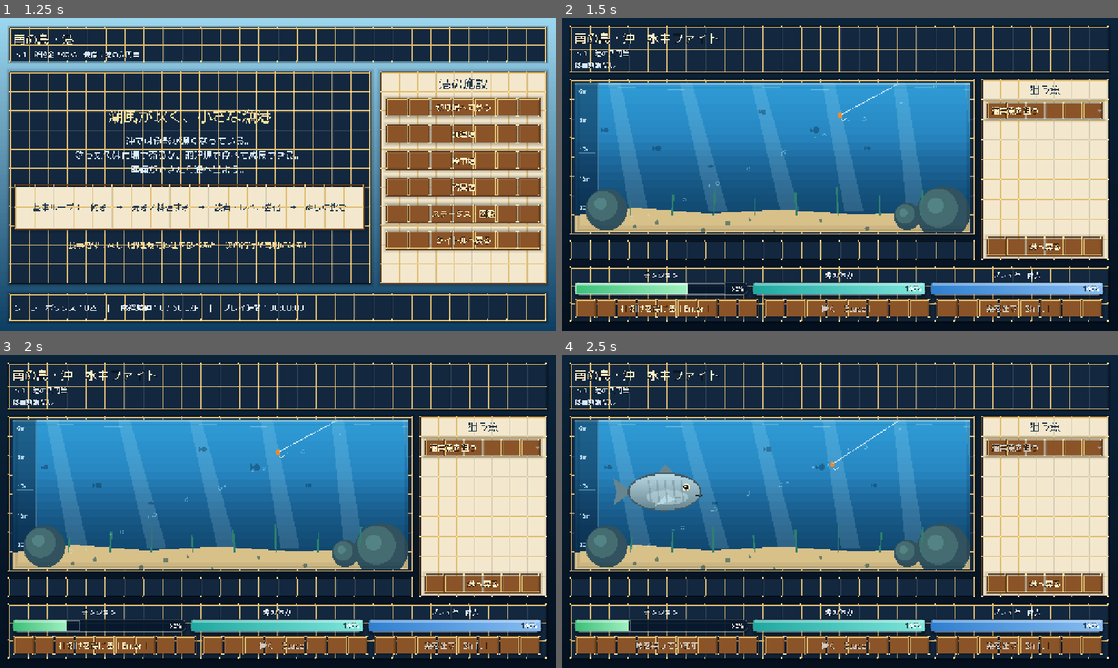
Above: before the commit, frames 1-4 (two rows, left to right).
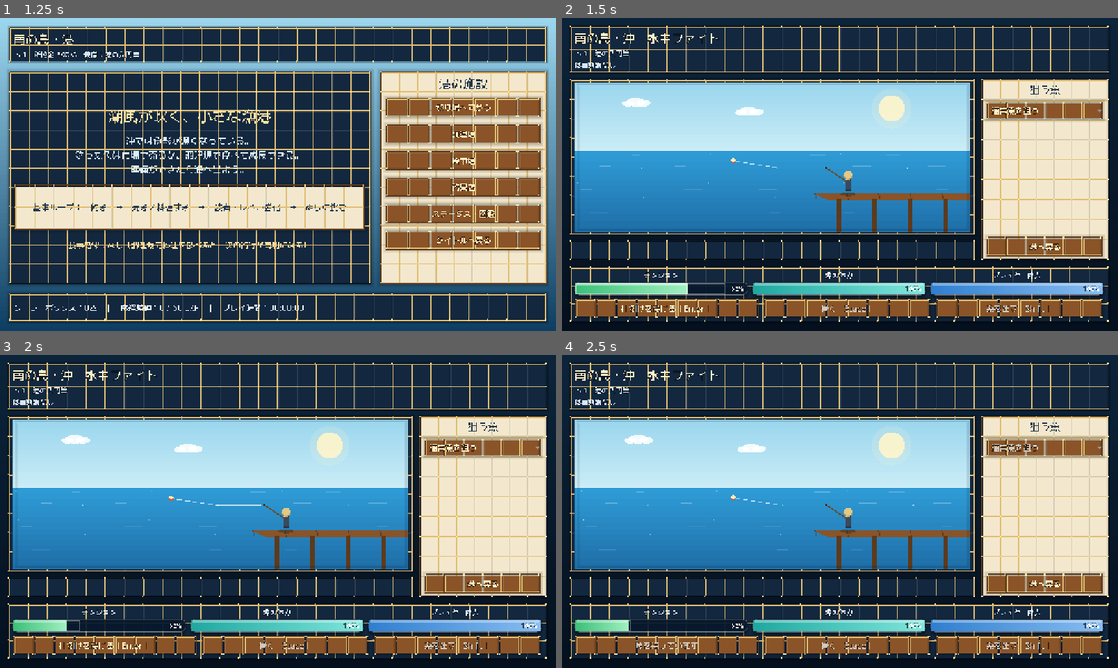
Above: after the commit, the same moments.

Repository: RYUKOU-OKUMURA/tsuri_quest_umi_mvp
Game: Godot game, scene res://scenes/main.tscn
The game is run twice, just before and just after one commit, with the same random seed, the same clock (stepped at 60 frames per second) and the same inputs.
Inputs:
- Up to frame 1 (1.25 s): click "ゲームを始める" at 0.5 s
- Up to frame 2 (1.5 s): click "釣り場へ向かう" at 1.25 s
- Up to frame 3 (2 s): no input
- Up to frame 4 (2.5 s): click "仕掛けを投げる［Enter］" at 2 s

Frame 1 is identical in both runs. In frame 2, 34% of the frame differs, in the area x 2-74%, y 20-69%; in frame 3, 34%; in frame 4, 34%.

Commit message:
Integrate SurfaceCastView into fishing screen for enhanced UI experience. Implement cross-fade visibility between underwater and surface views based on simulator state, improving visual feedback during gameplay. Update binding and initialization for new view component.

Diff:
--- /dev/null
+++ b/src/ui/components/surface_cast_view.gd
@@ -0,0 +1,199 @@
+class_name SurfaceCastView
+extends Control
+## 水上キャストビュー。READY〜BITE 中に「空・海面・桟橋・釣り人・浮標」を描画する。
+# BITE で浮標が沈んで水しぶきを上げ、Juicer で画面を揺らす。
+# FIGHT 以降は fishing_screen が underwater_view とのクロスフェードを担当し、
+# 本ビューは modulate.a を下げて退場する（自身は visible 制御せず modulate のみ）。
+var simulator: FishingSimulator
+var fish_data: Dictionary = {}
+var _time: float = 0.0
+var _last_state: int = -1
+var _bobber_dip: float = 0.0   # BITE で増える浮標の沈み量(0..1)
+var _splash: float = 0.0       # 水しぶき(0..1)
+
+
+func bind_simulator(value: FishingSimulator) -> void:
+	simulator = value
+	fish_data = simulator.fish_data
+	queue_redraw()
+
+
+func _ready() -> void:
+	mouse_filter = Control.MOUSE_FILTER_IGNORE
+	clip_contents = true
+
+
+func _process(delta: float) -> void:
+	_time += delta
+	var biting := simulator != null and simulator.state == FishingSimulator.State.BITE
+	_bobber_dip = lerpf(
+		_bobber_dip, 1.0 if biting else 0.0, 1.0 - exp((-14.0 if biting else -6.0) * delta)
+	)
+	if biting:
+		_splash = 1.0
+	_splash = maxf(_splash - delta * 1.6, 0.0)
+	if simulator != null and simulator.state != _last_state:
+		_on_state_changed(simulator.state)
+		_last_state = simulator.state
+	queue_redraw()
+
+
+func _on_state_changed(state: int) -> void:
+	# アタリ（BITE）の瞬間に短い揺れと停止で「来た！」を演出
+	if state == FishingSimulator.State.BITE:
+		Juicer.add_trauma(0.45)
+		Juicer.hit_stop(0.04)
+
+
+func _draw() -> void:
+	draw_set_transform(Juicer.get_offset())
+	var horizon := size.y * 0.46
+	_draw_sky(horizon)
+	_draw_sea(horizon)
+	_draw_dock()
+	_draw_angler()
+	_draw_line_and_bobber(horizon)
+	_draw_frame()
+
+
+func _draw_sky(horizon: float) -> void:
+	var bands := 16
+	for i in bands:
+		var t := float(i) / float(bands - 1)
+		var col := Palette.SKY_TOP.lerp(Palette.SKY_HORIZON, t)
+		var h := horizon / float(bands) + 1.0
+		draw_rect(Rect2(0.0, i * (horizon / float(bands)), size.x, h), col)
+	# 太陽＋ハレーション
+	var sun := Vector2(size.x * 0.80, horizon * 0.38)
+	draw_circle(sun, 46.0, Color(1.0, 0.96, 0.80, 0.16))
+	draw_circle(sun, 30.0, Color(1.0, 0.96, 0.80, 0.9))
+	# 流れる雲
+	for i in 3:
+		var cx := fmod(_time * 6.0 + float(i) * 260.0, size.x + 240.0) - 120.0
+		var cy := horizon * (0.16 + float(i) * 0.13)
+		_draw_cloud(Vector2(cx, cy), 1.0)
+
+
+func _draw_cloud(center: Vector2, s: float) -> void:
+	var col := Color(1.0, 1.0, 1.0, 0.86)
+	_draw_ellipse(center, 22.0 * s, 10.0 * s, col)
+	_draw_ellipse(center + Vector2(18.0 * s, 2.0 * s), 16.0 * s, 8.0 * s, col)
+	_draw_ellipse(center + Vector2(-18.0 * s, 3.0 * s), 14.0 * s, 7.0 * s, col)
+
+
+func _draw_sea(horizon: float) -> void:
+	var bands := 14
+	for i in bands:
+		var t := float(i) / float(bands - 1)
+		var col := Palette.SEA_SHALLOW.lerp(Palette.SEA_MID, t)
+		var h := (size.y - horizon) / float(bands) + 1.0
+		draw_rect(
+			Rect2(0.0, horizon + i * ((size.y - horizon) / float(bands)), size.x, h), col
+		)
+	# 水平線ハイライト
+	draw_rect(Rect2(0.0, horizon - 2.0, size.x, 3.0), Color(1.0, 1.0, 1.0, 0.5))
+	# 波の筋
+	for i in 22:
+		var y := horizon + 8.0 + float(i % 6) * ((size.y - horizon) / 7.0)
+		var x := (
+			fmod(float(i) * 97.0 + _time * (10.0 + float(i % 3) * 4.0), size.x + 80.0) - 40.0
+		)
+		var w := 18.0 + float(i % 4) * 8.0
+		draw_line(
+			Vector2(x, y), Vector2(x + w, y), Color(1.0, 1.0, 1.0, 0.16 + 0.1 * sin(_time + i)), 2.0
+		)
+	# きらめき
+	for i in 12:
+		var sx := fmod(float(i) * 153.0 + _time * 14.0, size.x)
+		var sy := horizon + 6.0 + float(i % 4) * ((size.y - horizon) * 0.18)
+		var tw: float = 0.4 + 0.6 * abs(sin(_time * 2.0 + i))
+		draw_circle(Vector2(sx, sy), 1.6, Color(1.0, 1.0, 1.0, 0.6 * tw))
+
+
+func _draw_dock() -> void:
+	var top := size.y * 0.74
+	# デッキ板
+	var deck := PackedVector2Array(
+		[
+			Vector2(size.x, top),
+			Vector2(size.x * 0.60, top),
+			Vector2(size.x * 0.64, top + 16.0),
+			Vector2(size.x, top + 16.0),
+		]
+	)
+	draw_colored_polygon(deck, Palette.WOOD)
+	# 支え柱
+	for i in 4:
+		var px := size.x * (0.66 + float(i) * 0.09)
+		draw_rect(Rect2(px, top + 14.0, 12.0, size.y - (top + 14.0)), Palette.WOOD_DARK)
+	# 板の継ぎ目
+	for i in 5:
+		var lx := size.x * 0.60 + float(i) * (size.x * 0.40 / 5.0) + 6.0
+		draw_line(Vector2(lx, top), Vector2(lx + 4.0, top + 16.0), Palette.WOOD_DARK, 1.5)
+
+
+func _draw_angler() -> void:
+	var base_y := size.y * 0.74
+	var p := Vector2(size.x * 0.69, base_y)
+	# 足元の影
+	_draw_ellipse(p + Vector2(0.0, 2.0), 18.0, 5.0, Color(0.0, 0.0, 0.0, 0.25))
+	# 胴体（服）
+	draw_rect(Rect2(p.x - 7.0, p.y - 32.0, 14.0, 26.0), Color("#3a4a5e"))
+	draw_rect(Rect2(p.x - 7.0, p.y - 10.0, 14.0, 4.0), Color("#2a3848"))  # 腰帯
+	# 頭（肌）
+	draw_circle(p + Vector2(0.0, -38.0), 8.0, Color("#e8c39a"))
+	# 麦わら帽子
+	draw_circle(p + Vector2(0.0, -42.0), 9.5, Color("#e3c987"))
+	draw_arc(p + Vector2(0.0, -42.0), 9.5, 0.0, PI, 10, Color("#bda15c"), 2.0)
+	# 竿（斜め左上へ）
+	var rod_base := p + Vector2(-5.0, -28.0)
+	var rod_tip := p + Vector2(-50.0, -58.0)
+	draw_line(rod_base, rod_tip, Color("#6a4a28"), 3.0)
+	draw_circle(rod_tip, 2.0, Color("#3a2410"))
+
+
+func _draw_line_and_bobber(horizon: float) -> void:
+	var base_y := size.y * 0.74
+	var rod_tip := Vector2(size.x * 0.69, base_y) + Vector2(-50.0, -58.0)
+	var bx := size.x * 0.40
+	var surface_y := horizon + (size.y - horizon) * 0.12
+	var bob_y := surface_y + _bobber_dip * 42.0 + sin(_time * 3.0) * 1.5
+	# 糸（たるみ付き）
+	var mid := Vector2((rod_tip.x + bx) * 0.5, (rod_tip.y + bob_y) * 0.5 + 8.0)
+	draw_polyline(
+		PackedVector2Array([rod_tip, mid, Vector2(bx, bob_y)]), Color(1.0, 1.0, 1.0, 0.7), 1.5, false
+	)
+	# 浮標（赤／白）
+	draw_circle(Vector2(bx, bob_y), 5.5, Color("#e0533b"))
+	draw_circle(Vector2(bx, bob_y - 2.5), 4.5, Color("#fff0b5"))
+	# 水しぶき（BITE）
+	if _splash > 0.0:
+		for i in 9:
+			var ang := -PI * 0.5 + (float(i) / 8.0 - 0.5) * PI * 0.9
+			var r := (1.0 - _splash) * 30.0
+			var sp := Vector2(bx, surface_y) + Vector2(cos(ang), sin(ang)) * r
+			draw_circle(sp, 2.2, Color(1.0, 1.0, 1.0, _splash * 0.85))
+		_draw_ellipse(
+			Vector2(bx, surface_y), 16.0 * (1.0 - _splash * 0.3), 4.5, Color(1.0, 1.0, 1.0, _splash * 0.3)
+		)
+
+
+func _draw_ellipse(center: Vector2, rx: float, ry: float, color: Color, points := 28) -> void:
+	var arr := PackedVector2Array()
+	arr.resize(points)
+	for i in points:
+		var angle := TAU * float(i) / float(points)
+		arr[i] = center + Vector2(cos(angle) * rx, sin(angle) * ry)
+	draw_colored_polygon(arr, color)
+
+
+func _draw_frame() -> void:
+	for i in 6:
+		var alpha := 0.22 - float(i) * 0.03
+		var inset := float(i) * 2.0
+		draw_rect(
+			Rect2(inset, inset, size.x - inset * 2.0, size.y - inset * 2.0),
+			Color(0.0, 0.03, 0.08, alpha),
+			false,
+			1.0
+		)
--- a/src/ui/fishing_screen.gd
+++ b/src/ui/fishing_screen.gd
@@ -2,6 +2,7 @@
 
 const FishingSimulatorScript = preload("res://src/core/fishing_simulator.gd")
 const GaugeBarScript = preload("res://src/ui/components/gauge_bar.gd")
+const SurfaceCastViewScript = preload("res://src/ui/components/surface_cast_view.gd")
 
 var _simulator: FishingSimulator
 var _trip_stats: Dictionary = {}
@@ -23,6 +24,7 @@
 var _depth_label: Label
 var _safe_zone_label: Label
 var _view: UnderwaterView
+var _surface_view: SurfaceCastView
 
 var _result_overlay: ColorRect
 var _result_title: Label
@@ -82,6 +84,11 @@
 	_view.size_flags_horizontal = Control.SIZE_EXPAND_FILL
 	_view.size_flags_vertical = Control.SIZE_EXPAND_FILL
 	water_panel.add_child(_view)
+	# 水上キャストビューを手前に重ねる（READY〜BITE 表示、FIGHT 以降は淡出）
+	_surface_view = SurfaceCastViewScript.new()
+	_surface_view.size_flags_horizontal = Control.SIZE_EXPAND_FILL
+	_surface_view.size_flags_vertical = Control.SIZE_EXPAND_FILL
+	water_panel.add_child(_surface_view)
 
 	var message_panel := make_panel(true)
 	message_panel.custom_minimum_size = Vector2(0, 52)
@@ -256,6 +263,7 @@
 		return
 	_simulator.tick(delta)
 	_update_ui()
+	_update_view_visibility(delta)
 
 
 func _input(event: InputEvent) -> void:
@@ -290,6 +298,10 @@
 		_current_fish = GameData.roll_normal_fish(PlayerProgress.level)
 	_simulator.prepare(_current_fish, _trip_stats)
 	_view.bind_simulator(_simulator)
+	_surface_view.bind_simulator(_simulator)
+	# 新規挑戦時は水上ビューから（水中は淡出状態で待機）
+	_view.modulate.a = 0.0
+	_surface_view.modulate.a = 1.0
 	_refresh_fish_info()
 
 
@@ -407,3 +419,16 @@
 		_tension_bar.set_colors(Color("#e0a02e"), Color("#ffd277"))
 	else:
 		_tension_bar.set_colors(Color("#3cbf78"), Color("#9ff0c0"))
+
+
+# 水上キャストビュー／水中ビューのクロスフェード。
+# FIGHT 以降（CAUGHT/ESCAPED 含む）は水中、それ以外は水上を表示する。
+func _update_view_visibility(delta: float) -> void:
+	var underwater := (
+		_simulator.state == FishingSimulator.State.FIGHT
+		or _simulator.state == FishingSimulator.State.CAUGHT
+		or _simulator.state == FishingSimulator.State.ESCAPED
+	)
+	var k := 1.0 - exp(-10.0 * delta)
+	_surface_view.modulate.a = lerpf(_surface_view.modulate.a, 0.0 if underwater else 1.0, k)
+	_view.modulate.a = lerpf(_view.modulate.a, 1.0 if underwater else 0.0, k)
--- /dev/null
+++ b/tools/fishing_preview.gd
@@ -0,0 +1,30 @@
+extends Control
+## 釣り画面（水上キャストビュー）のキャプチャツール（SubViewport オフスクリーン描画）。
+# READY 状態で水上ビュー（空・海・桟橋・釣り人・浮標）が表示されることを確認する。
+const ThemeFactory = preload("res://src/ui/ui_theme.gd")
+const FishingScreen = preload("res://src/ui/fishing_screen.gd")
+const OUT := "/tmp/tsuri_fishing.png"
+const VW := Vector2i(1280, 720)
+
+
+func _ready() -> void:
+	var vp := SubViewport.new()
+	vp.size = VW
+	vp.disable_3d = true
+	vp.render_target_update_mode = SubViewport.UPDATE_ALWAYS
+	add_child(vp)
+
+	var s := FishingScreen.new()
+	s.theme = ThemeFactory.build_theme()
+	s.configure({})
+	s.size = Vector2(VW)
+	vp.add_child(s)
+
+	# _process で modulate（水上 a=1／水中 a=0）が整うまで待つ
+	await get_tree().process_frame
+	await get_tree().process_frame
+	await get_tree().create_timer(0.6).timeout
+
+	var img := vp.get_texture().get_image()
+	img.save_png(OUT)
+	get_tree().quit()
--- /dev/null
+++ b/tools/fishing_preview.tscn
@@ -0,0 +1,12 @@
+[gd_scene load_steps=2 format=3]
+
+[ext_resource type="Script" path="res://tools/fishing_preview.gd" id="1_fp"]
+
+[node name="FishingPreview" type="Control"]
+layout_mode = 3
+anchors_preset = 15
+anchor_right = 1.0
+anchor_bottom = 1.0
+grow_horizontal = 2
+grow_vertical = 2
+script = ExtResource("1_fp")
Not shown, added: src/ui/components/surface_cast_view.gd.uid
Not shown, added: tools/fishing_preview.gd.uid
